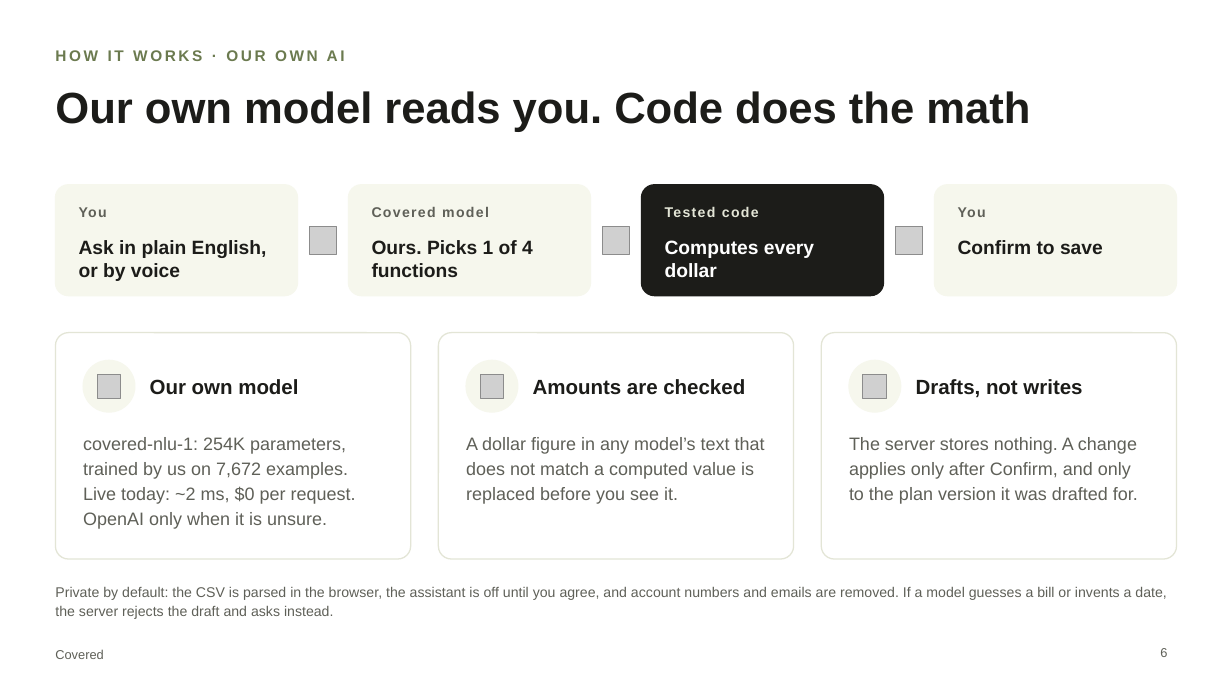
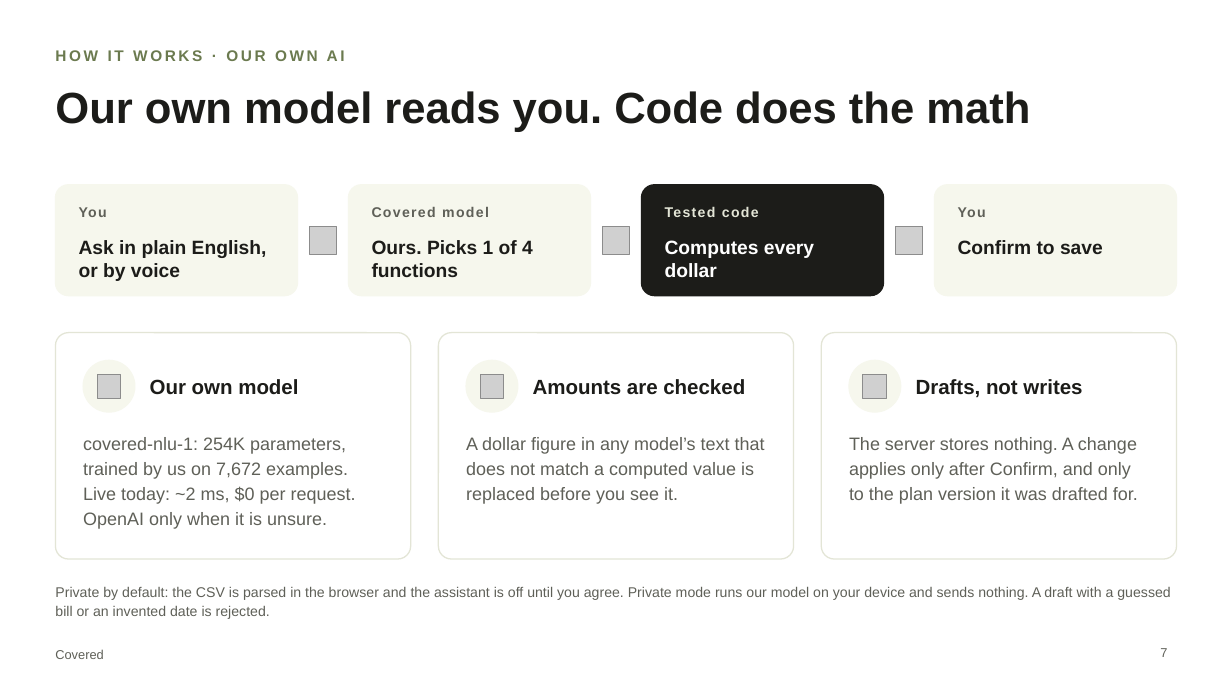
Before and after one commit to chinusoid/FractureTeam, a slide deck: slide 7 of pitch/covered-pitch.pptx (slide 6 before the commit). Drawn at 1232x693 pixels with LibreOffice and Linux fonts; fonts in the diff are those of the drawing; grey boxes stand for pictures. Boxes give left, top, right and bottom in pixels: in the first picture for what was removed or moved away, otherwise in the second. Text is boxed around its words. In the diff, an @@ line names an element or a change of style, - is before the commit and + after.

```diff
--- a/pitch/covered-pitch.pptx
+++ b/pitch/covered-pitch.pptx
@@ text at (55, 587, 1170, 619): text changed @@
-Private by default: the CSV is parsed in the browser, the assistant is off until you agree, and account numbers and emails are removed. If a model guesses a bill or invents a date, the server rejects the draft and asks instead.
+Private by default: the CSV is parsed in the browser and the assistant is off until you agree. Private mode runs our model on your device and sends nothing. A draft with a guessed bill or an invented date is rejected.
@@ page number at (1160, 648, 1167, 657): text changed @@
-6
+7
```
Also in this commit, not shown: 1 other slide changed, 1 slide added, 16 other files.
